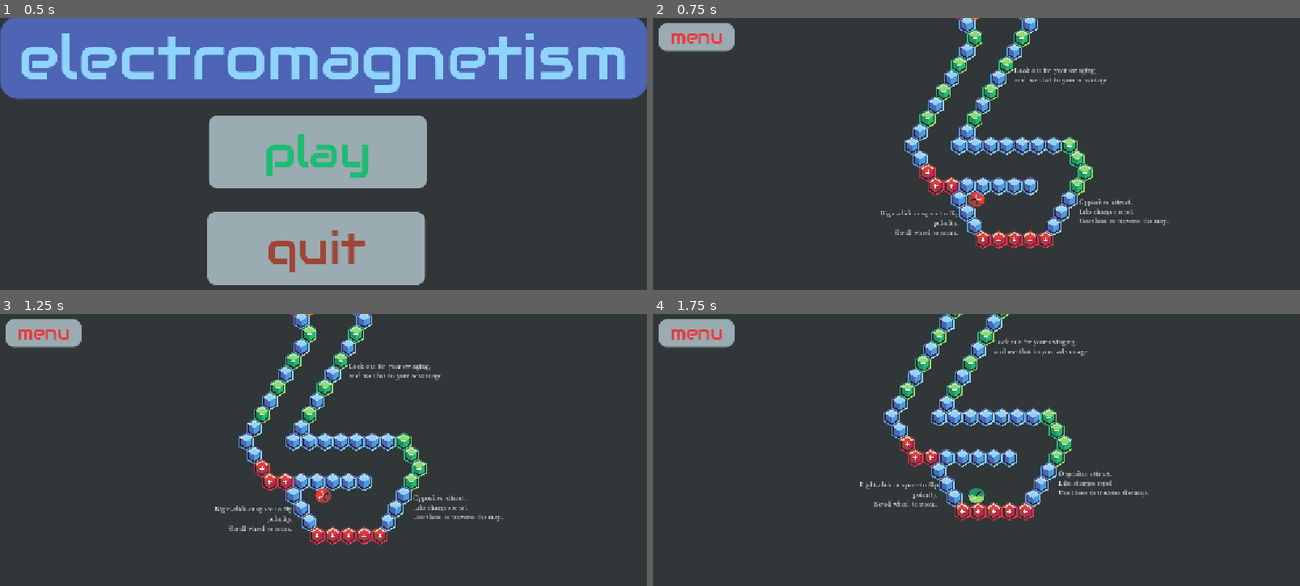
Above: before the commit, frames 1-4 (two rows, left to right).
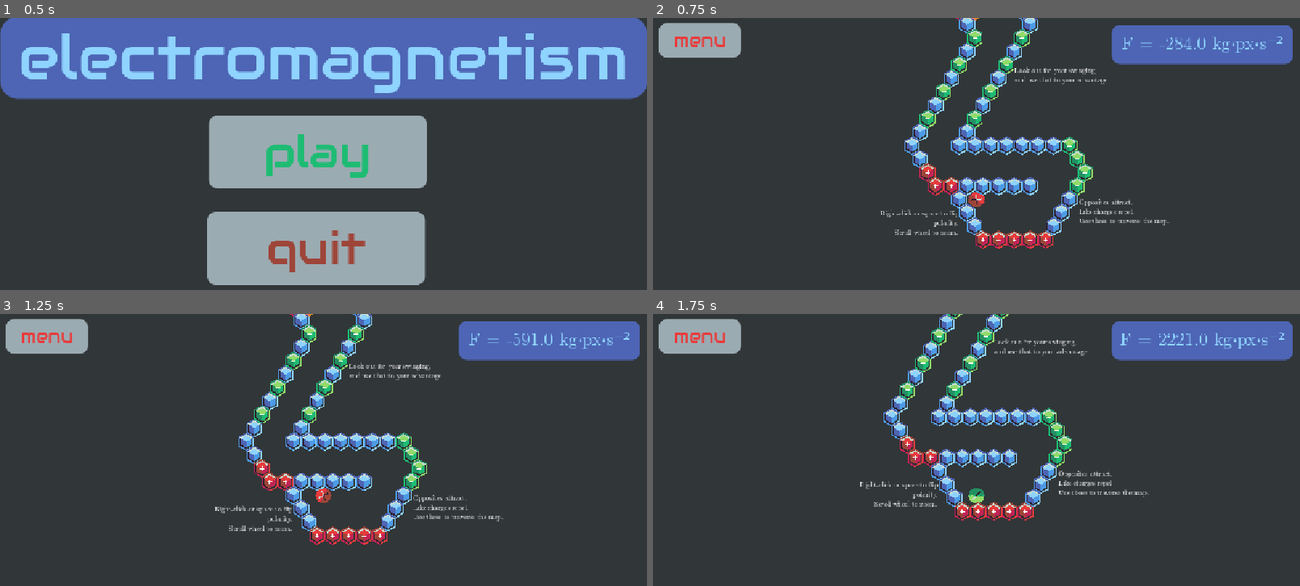
Above: after the commit, the same moments.

Repository: alstocras/electromagnetic-maze
Game: Godot game, scene res://src/scenes/main.tscn
The game is run twice, just before and just after one commit, with the same random seed, the same clock (stepped at 60 frames per second) and the same inputs.
Inputs (mouse positions are in pixels of both pictures, inside the frame that each line leads up to):
- Up to frame 1 (0.5 s): no input
- Up to frame 2 (0.75 s): click "play" at 0.5 s
- Up to frame 3 (1.25 s): no input
- Up to frame 4 (1.75 s): move the mouse to (1118, 477) at 1.27 s; right-click (1118, 477) at 1.35 s

Frame 1 is identical in both runs. In frame 2, 4.8% of the frame differs, in the area x 0-99%, y 1-18%; in frame 3, 4.8%; in frame 4, 4.8%.

Commit message:
attempt to make a force indicator

Diff:
--- a/project.godot
+++ b/project.godot
@@ -18,6 +18,10 @@
 run/main_scene="uid://bmha8rxw3pslo"
 config/features=PackedStringArray("4.6", "Forward Plus")
 config/icon="res://icon.svg"
+
+[autoload]
+
+Global="*uid://284aysvvmxol"
 
 [display]
 
--- a/src/scenes/level0.tscn
+++ b/src/scenes/level0.tscn
@@ -1,16 +1,24 @@
 [gd_scene format=4 uid="uid://c2w8cga1xm3at"]
 
 [ext_resource type="PackedScene" uid="uid://cne8slcr7be5d" path="res://src/scenes/player.tscn" id="1_nmkr7"]
-[ext_resource type="Script" uid="uid://c3eo5d3i2byqs" path="res://src/scenes/level-0.gd" id="1_p76l6"]
+[ext_resource type="Script" uid="uid://c3eo5d3i2byqs" path="res://src/scripts/level-0.gd" id="1_p76l6"]
 [ext_resource type="FontFile" uid="uid://cx6266nv0fn2g" path="res://assets/fonts/cmrm.ttf" id="3_f02tp"]
 [ext_resource type="TileSet" uid="uid://c8si0uxjeqxkl" path="res://src/scenes/level0.tres" id="3_tgtrw"]
 [ext_resource type="FontFile" uid="uid://cs81pnufyg2ef" path="res://assets/fonts/cmit.ttf" id="4_04g2k"]
 [ext_resource type="AudioStream" uid="uid://ccpv15wlely74" path="res://assets/audio/music/gameplay.ogg" id="5_f02tp"]
+[ext_resource type="Script" uid="uid://dnt3pw116onp3" path="res://src/scripts/level-canvas-layer.gd" id="7_at6ek"]
 [ext_resource type="FontFile" uid="uid://datd1nepkaruv" path="res://assets/fonts/Audiowide-Regular.ttf" id="7_otcpp"]
 [ext_resource type="StyleBox" uid="uid://ccnbawvellmqf" path="res://src/resources/red-button-hover.tres" id="8_otcpp"]
 
 [sub_resource type="StyleBoxFlat" id="StyleBoxFlat_otcpp"]
 bg_color = Color(0.60784316, 0.67058825, 0.69803923, 1)
+corner_radius_top_left = 15
+corner_radius_top_right = 15
+corner_radius_bottom_right = 15
+corner_radius_bottom_left = 15
+
+[sub_resource type="StyleBoxFlat" id="StyleBoxFlat_at6ek"]
+bg_color = Color(0.3019608, 0.39607844, 0.7058824, 1)
 corner_radius_top_left = 15
 corner_radius_top_right = 15
 corner_radius_bottom_right = 15
@@ -66,12 +74,13 @@
 autoplay = true
 
 [node name="CanvasLayer" type="CanvasLayer" parent="." unique_id=1409787095]
+script = ExtResource("7_at6ek")
 
 [node name="Menu" type="Button" parent="CanvasLayer" unique_id=253871081]
 offset_left = 10.0
 offset_top = 9.0
-offset_right = 145.0
-offset_bottom = 59.0
+offset_right = 157.0
+offset_bottom = 71.0
 theme_override_colors/font_color = Color(0.9098039, 0.23137255, 0.23137255, 1)
 theme_override_fonts/font = ExtResource("7_otcpp")
 theme_override_font_sizes/font_size = 32
@@ -79,4 +88,18 @@
 theme_override_styles/hover = ExtResource("8_otcpp")
 text = "menu"
 
+[node name="ForceIndicatorBase" type="RichTextLabel" parent="CanvasLayer" unique_id=1135621186]
+offset_left = 817.0
+offset_top = 12.0
+offset_right = 1140.0
+offset_bottom = 82.0
+theme_override_colors/default_color = Color(0.56078434, 0.827451, 1, 1)
+theme_override_fonts/normal_font = ExtResource("3_f02tp")
+theme_override_font_sizes/normal_font_size = 32
+theme_override_styles/normal = SubResource("StyleBoxFlat_at6ek")
+bbcode_enabled = true
+text = "F = 0 kg⋅px⋅s⁻²"
+horizontal_alignment = 1
+vertical_alignment = 1
+
 [connection signal="pressed" from="CanvasLayer/Menu" to="." method="_on_menu_pressed"]
--- /dev/null
+++ b/src/scripts/global.gd
@@ -0,0 +1,3 @@
+extends Node;
+
+var playerForce = 0;
--- /dev/null
+++ b/src/scripts/level-canvas-layer.gd
@@ -0,0 +1,6 @@
+extends CanvasLayer
+
+@onready var forceIndicator: RichTextLabel = $ForceIndicatorBase
+
+func _process(delta: float) -> void:
+	forceIndicator.text = "F = " + str(round(Global.playerForce.y)) + " kg⋅px⋅s⁻²";
--- a/src/scripts/player.gd
+++ b/src/scripts/player.gd
@@ -38,5 +38,6 @@
 			var wallCharge = tileData.get_custom_data("charge");
 			var displacement = walls.map_to_local(cell) - position
 			force -= displacement.normalized() * (k * wallCharge * charge / displacement.length_squared());
+			Global.playerForce = force;
 
 	apply_central_force(force);
Not shown, added: src/scripts/global.gd.uid
Renamed: src/scenes/level-0.gd -> src/scripts/level-0.gd
Renamed: src/scenes/level-0.gd.uid -> src/scripts/level-0.gd.uid
Not shown, added: src/scripts/level-canvas-layer.gd.uid
